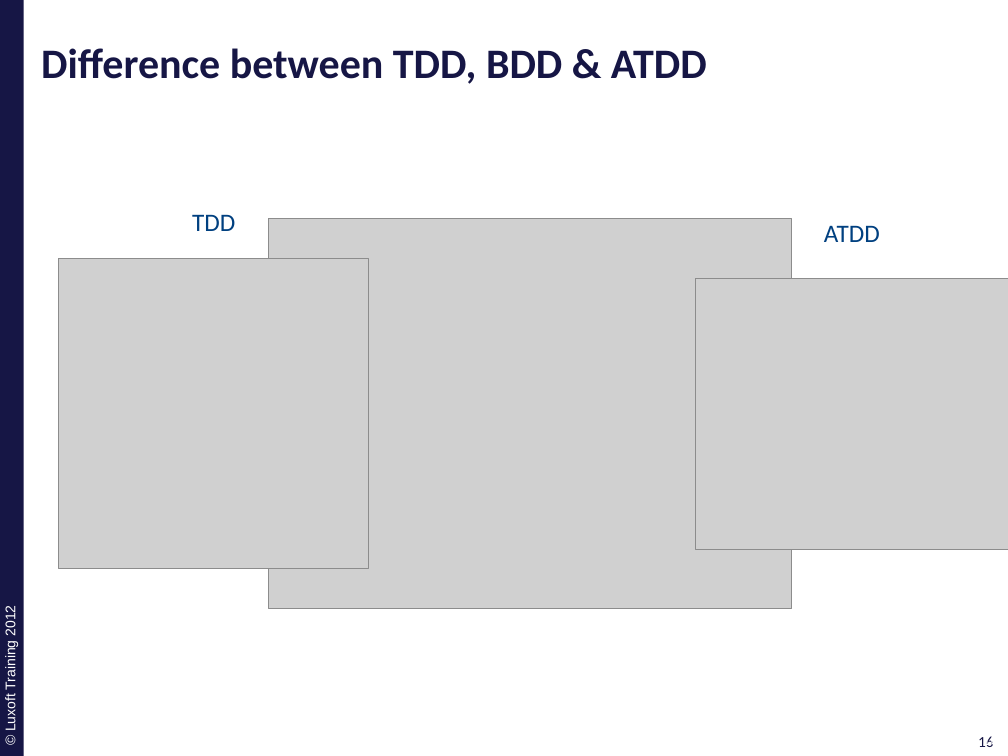
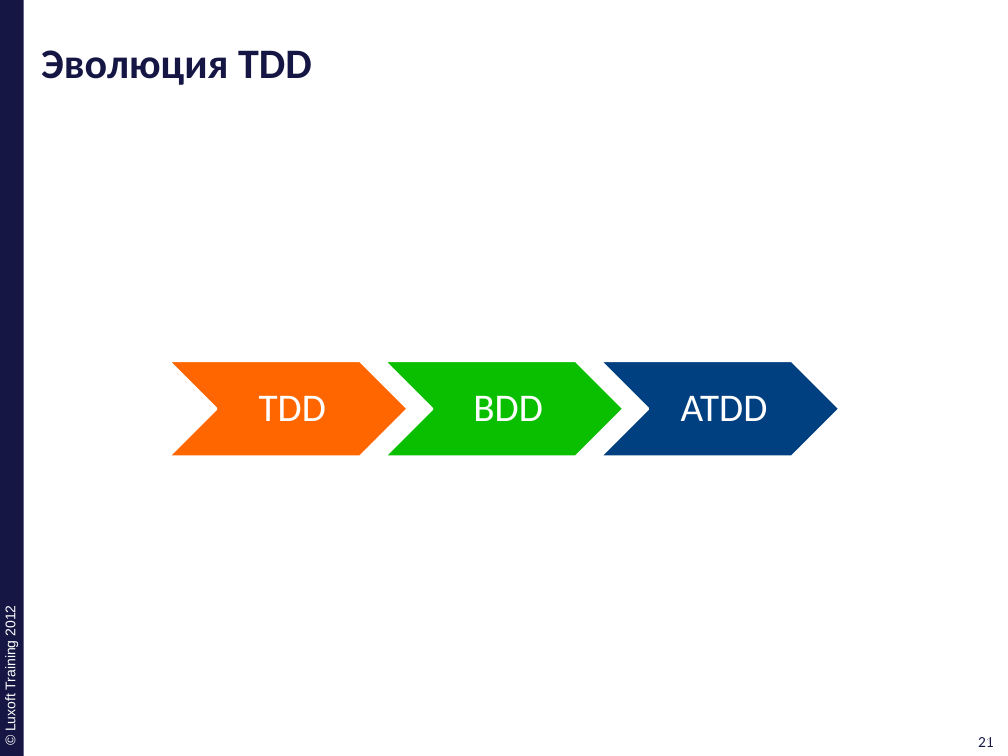
Before and after one commit to ivan-dyachenko/Trainings, a slide deck: slide 21 of Test Driven Development/materials/pptx/7. TDD-BDD.pptx (slide 16 before the commit). Drawn at 1008x756 pixels with LibreOffice and Linux fonts; fonts in the diff are those of the drawing; grey boxes stand for pictures; background and template pictures are left out. Boxes give left, top, right and bottom in pixels: in the first picture for what was removed or moved away, otherwise in the second. Text is boxed around its words. In the diff, an @@ line names an element or a change of style, - is before the commit and + after.

```diff
--- a/Test Driven Development/materials/pptx/7. TDD-BDD.pptx
+++ b/Test Driven Development/materials/pptx/7. TDD-BDD.pptx
@@ title at (41,50,312,85): text changed @@
-Difference between TDD, BDD & ATDD
+Эволюция TDD
@@ picture removed at (269,219,792,610) @@
@@ picture removed at (58,259,368,569) @@
@@ picture removed at (696,278,1008,549) @@
@@ text "TDD": place and size @@
-text "TDD" at (192,214,235,231)
+text "TDD" at (259,396,326,421)
@@ text "TDD" at (259,396,326,421): size 18 to 28 pt, text colour #004080 to #FFFFFF; line spacing 1 to 0.9; more space between paragraphs; vertical alignment top to middle @@
@@ group added at (168,361,840,457): 3 chevrons, 1 text @@
+BDD
@@ text "ATDD" at (681,396,768,421): size 18 to 28 pt, text colour #004080 to #FFFFFF; line spacing 1 to 0.9; more space between paragraphs; vertical alignment top to middle @@
@@ text "ATDD": place and size @@
-text "ATDD" at (824,225,880,242)
+text "ATDD" at (681,396,768,421)
@@ page number at (978,737,994,747): text changed @@
-16
+21
@@ page number at (983,737,999,747): text changed @@
-16
+21
```
Also in this commit, not shown: 6 other slides changed, 29 slides added, 3 slides removed, 4 other files.
